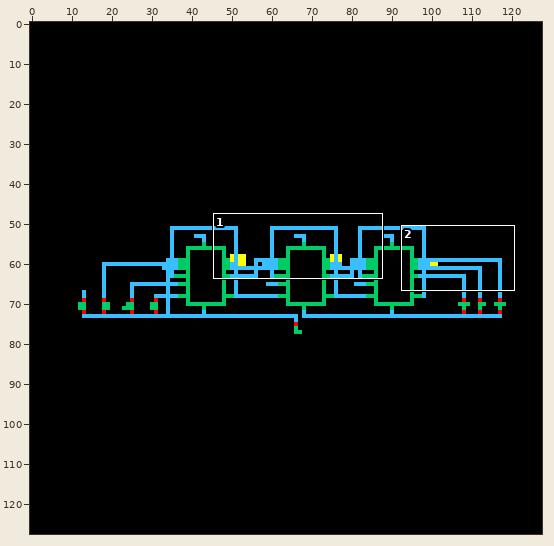
Edited in one commit: sprite sheet (pixel_sim/dff_sim/schematic/thumbnail_128x128.png). Above, an overview of the earlier version with the close-up marked.
Close-up. First the earlier version:
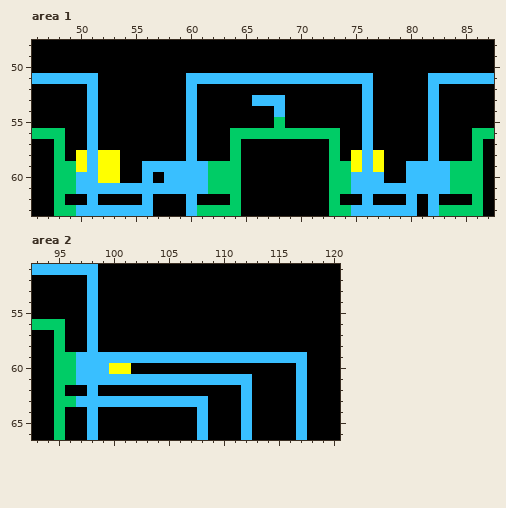
The file is 128x128 pixels. Shown: area 1: x 46..87, y 48..63; area 2: x 93..120, y 51..66. The commit also changed other parts of the picture, which this record leaves out.
Once edited:
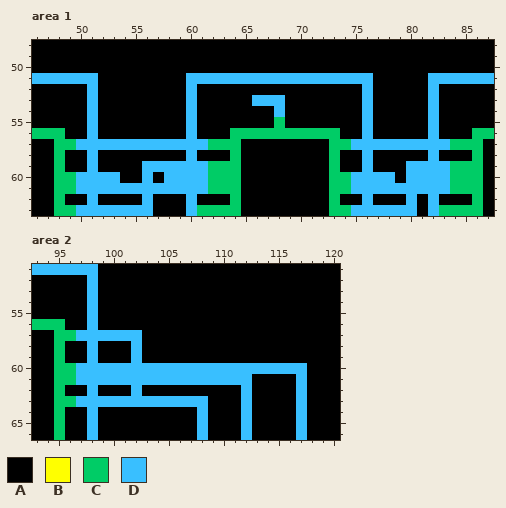
Palette (. is transparent): A #000000  B #ffff00  C #00cc66  D #39bfff
The edit:
Area 1:
Colour B becomes colour A in rows 58 to 59 at x 50, 52 to 53, 75 and 77.
Colour C becomes colour A in row 59 at x 49 and 74.
Colour A becomes colour C in row 57 at x 49, 62 to 63, 74 and 84 to 85.
Colour A becomes colour D in row 57 at x 50, 52 to 59, 61, 75, 77 to 81 and 83; in row 60 at x 78.
Colour B becomes colour D in row 60 at x 52 to 53.
Area 2:
Colour C becomes colour A in row 59 at x 96.
Colour D becomes colour A in row 59 at x 97, 99 to 101 and 103 to 117.
Colour A becomes colour C in row 57 at x 96.
Colour A becomes colour D in row 57 at x 97 and 99 to 102; in row 58 at x 102; in row 60 at x 102 to 116; in row 62 at x 102.
Colour B becomes colour D in row 60 at x 100 to 101.
Where, in picture pixels (left, top, right, bottom), the same in both close-ups:
changed: (65, 139, 230, 183)
changed: (340, 139, 472, 183)
changed: (65, 330, 307, 396)
